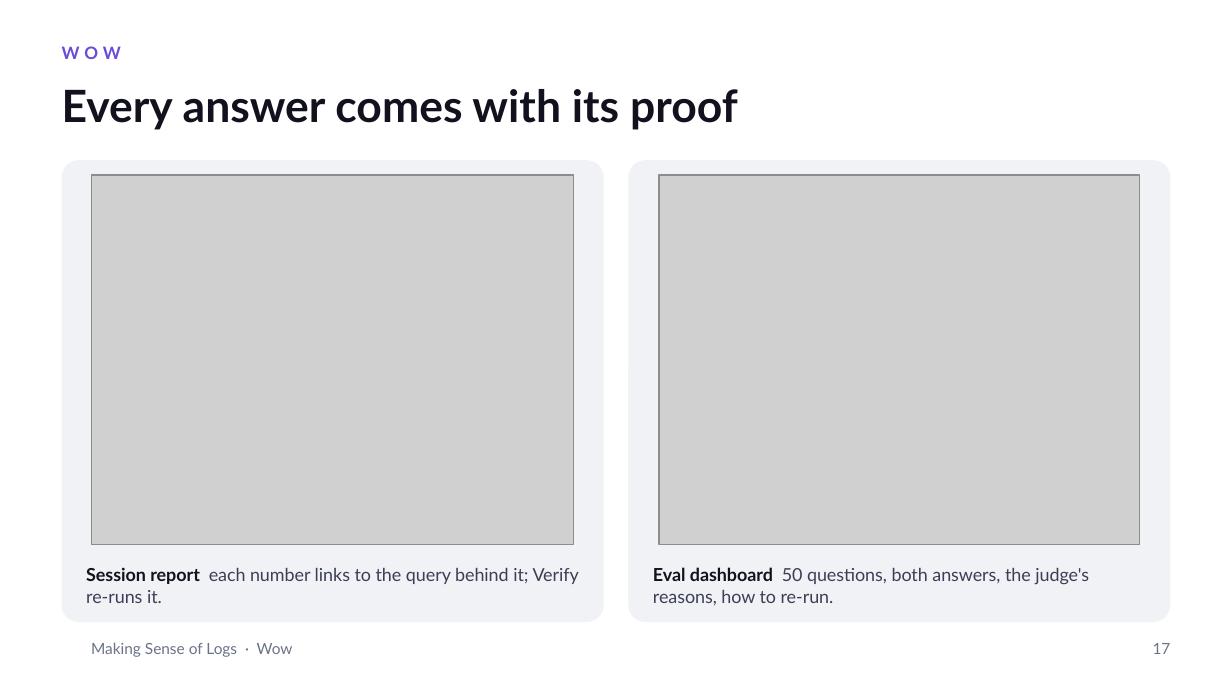
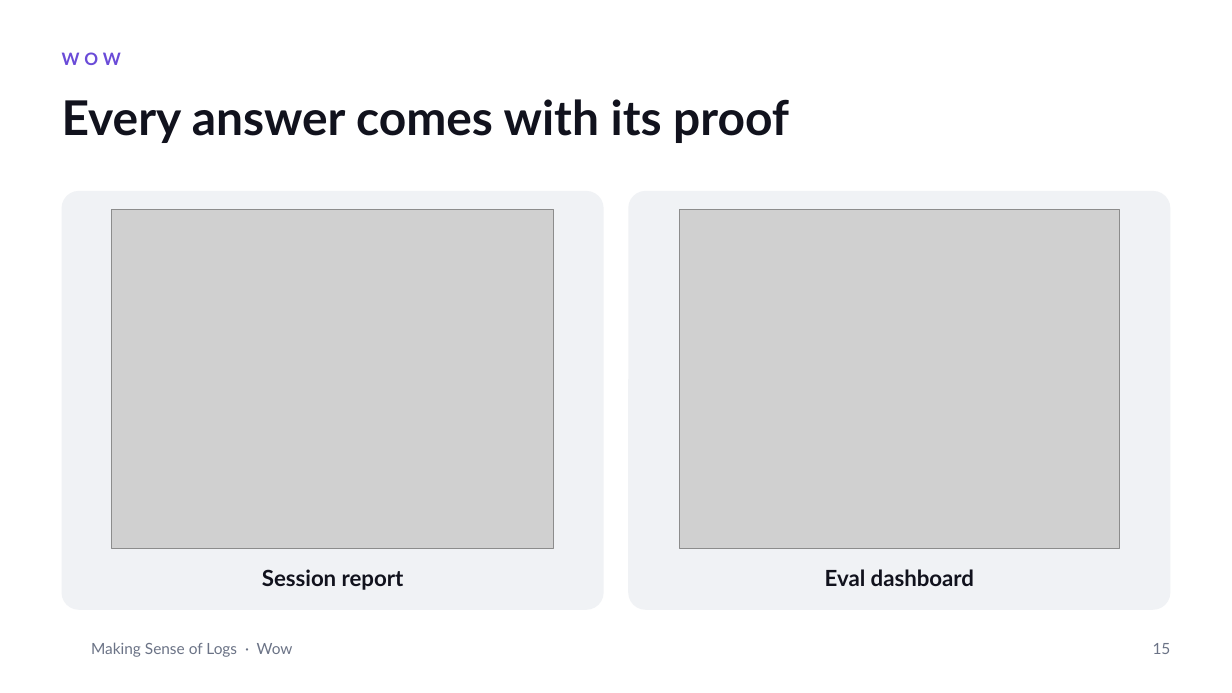
Before and after one commit to aircode610/making-sense-of-logs-schubki-ai-hackathon, a slide deck: slide 15 of docs/slides/making-sense-of-logs.pptx (slide 17 before the commit). Drawn at 1232x693 pixels with LibreOffice and Linux fonts; fonts in the diff are those of the drawing; grey boxes stand for pictures; background and template pictures are left out. Boxes give left, top, right and bottom in pixels: in the first picture for what was removed or moved away, otherwise in the second. Text is boxed around its words. In the diff, an @@ line names an element or a change of style, - is before the commit and + after.

```diff
--- a/docs/slides/making-sense-of-logs.pptx
+++ b/docs/slides/making-sense-of-logs.pptx
@@ text "WOW": place and size @@
-text "WOW" at (62,46,121,59)
+text "WOW" at (62,52,121,65)
@@ text "Every answer comes with its ...": place and size @@
-text "Every answer comes with its ..." at (62,89,738,130)
+text "Every answer comes with its ..." at (62,99,789,143)
@@ text "Every answer comes with its ..." at (62,99,789,143): size 26 to 28 pt @@
@@ rounded rectangle: place and size @@
-rounded rectangle at (62,160,604,622)
+rounded rectangle at (62,191,604,610)
@@ rounded rectangle at (62,191,604,610): proportions changed @@
@@ picture: place and size @@
-picture at (91,175,574,545)
+picture at (111,209,553,548)
@@ rounded rectangle at (628,191,1170,610): proportions changed @@
@@ rounded rectangle: place and size @@
-rounded rectangle at (628,160,1170,622)
+rounded rectangle at (628,191,1170,610)
@@ picture: place and size @@
-picture at (659,175,1140,545)
+picture at (679,209,1120,548)
@@ text at (262,569,404,590): text changed; size 10.5 to 13 pt; text colour #3A3F55 to #11121D; bold on @@
-Session report each number links to the query behind it; Verify re-runs it.
+Session report
@@ text at (825,569,974,586): text changed; size 10.5 to 13 pt; text colour #3A3F55 to #11121D; bold on @@
-Eval dashboard 50 questions, both answers, the judge's reasons, how to re-run.
+Eval dashboard
@@ text at (1153,643,1171,654): text changed @@
-17
+15
```
Also in this commit, not shown: 12 other slides changed, 4 slides added, 6 slides removed, 2 other files.
